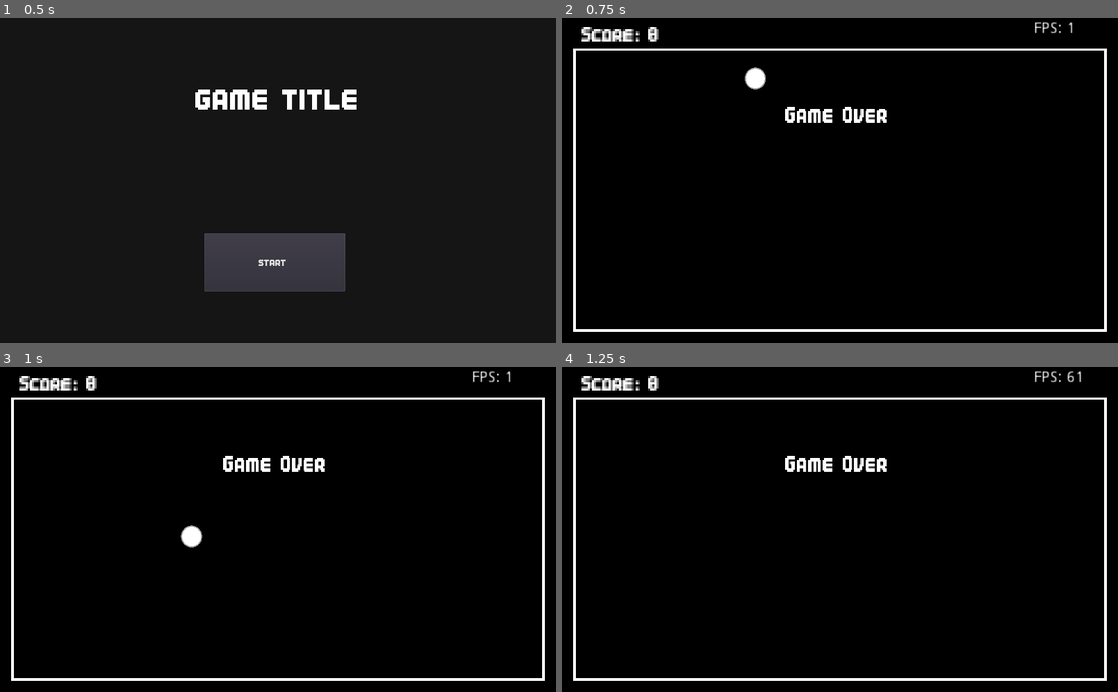
Above: before the commit, frames 1-4 (two rows, left to right).
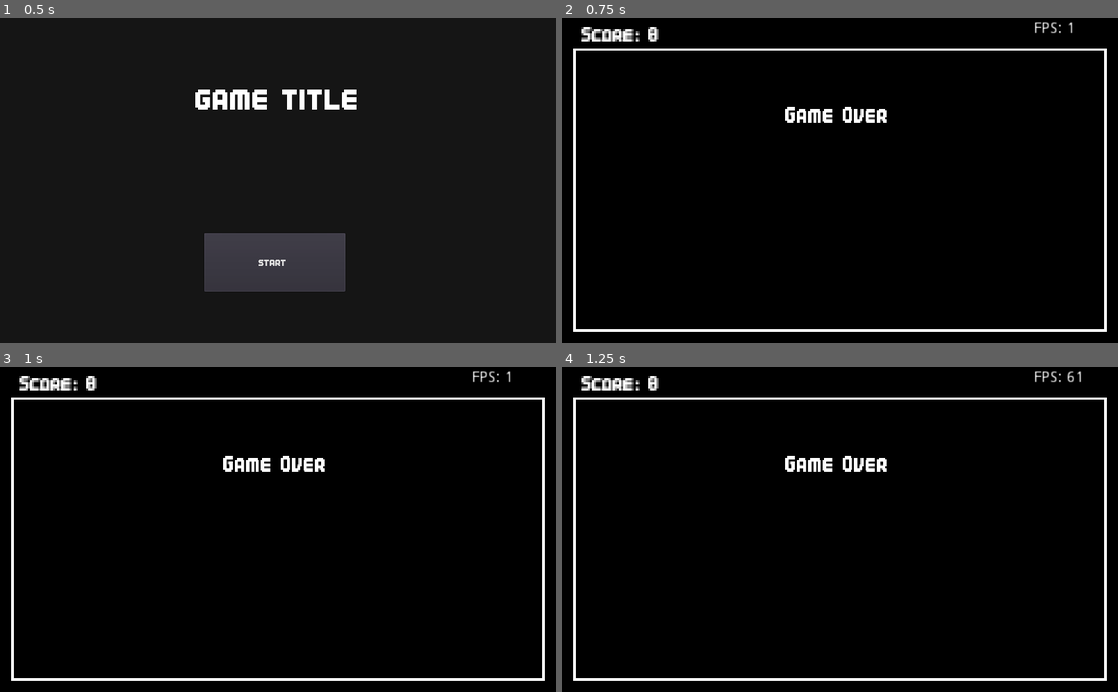
Above: after the commit, the same moments.

Repository: sugarvoid/cross-out
Game: Godot game, scene res://game/start_screen.tscn
Two runs of this game, one before a commit and one after it. Both use one fixed random seed, a clock stepped at 60 frames per second and the inputs below.
Inputs:
- Up to frame 1 (0.5 s): no input
- Up to frame 2 (0.75 s): click "start" at 0.5 s
- Up to frame 3 (1 s): no input
- Up to frame 4 (1.25 s): no input

Frame 1 is identical in both runs. In frame 2, 0.2% of the frame differs, in the area x 32-37%, y 15-23%; in frame 3, 0.2%, in the area x 32-37%, y 48-56%; in frame 4, nothing differs.

Commit message:
Add gameover after hitting hazard

Diff:
--- a/game/game.gd
+++ b/game/game.gd
@@ -6,6 +6,7 @@
 var player_score: int
 var player_lives: int
 var player: Player
+var is_game_over: bool = false
 
 onready var tmr_start_player: Timer = get_node("TmrStart")
 onready var tmr_move_speed_up: Timer = get_node("TmrSpeedUp")
@@ -14,6 +15,8 @@
 
 onready var lbl_score: RichTextLabel = get_node("HUD/LblScore")
 onready var lbl_fps: RichTextLabel = get_node("HUD/LblFps")
+
+onready var ani_player: AnimationPlayer = get_node("AnimationPlayer")
 
 
 func _ready():
@@ -39,12 +42,17 @@
 			self.player.in_play = true
 		else:
 			return
+	if event.is_action_pressed("restart"):
+		if self.is_game_over:
+			pass
+			# TODO: Add way to restart game
+			# Restart game
 
 func _process(delta):
 	self.lbl_fps.text = str("FPS: ", Engine.get_frames_per_second())
 
 func _drop_in_player() -> void:
-	$AnimationPlayer.play("drop_in_player")
+	self.ani_player.play("drop_in_player")
 
 func _on_player_off_screen(body: Node) -> void:
 	if body.get_class() == "Player":
@@ -60,13 +68,15 @@
 	self.lbl_score.text = str("Score: ", self.player_score)
 
 func _speed_up_player() -> void:
-	$AnimationPlayer.play("flash_lbl_speed")
+	self.ani_player.play("flash_lbl_speed")
 	self.player.increase_speed()
 
 func _gameover() -> void:
+	self.is_game_over = true
 	_send_info_to_label("Game Over")
 	self.player.global_position = $PosPlayerSpawn.global_position
 	self.player.in_play = false
 	self.tmr_move_speed_up.stop()
 	remove_child($HazardManager)
 	remove_child($TargetManager)
+	remove_child(self.player)
--- a/game/object/hazard/hazard.gd
+++ b/game/object/hazard/hazard.gd
@@ -29,7 +29,7 @@
 
 func _on_player_collide(body: Node) -> void:
 	if body.get_class() == "Player":
-		body.take_damage()
+		body.fall_down()
 
 func _on_life_timer_timeout() -> void:
 	# TODO: Add a fade out animation
--- a/game/player/player.gd
+++ b/game/player/player.gd
@@ -15,6 +15,7 @@
 var x_movement: int
 
 var in_play: bool = false
+var is_falling: bool = false
 
 func get_class() -> String:
 	return "Player"
@@ -24,7 +25,8 @@
 
 func _input(event):
 	if event.is_action_pressed("ui_accept"):
-		self.jump_next = true
+		if !self.is_falling:
+			self.jump_next = true
 
 func _is_moving_right() -> bool:
 	if self.x_movement < 0:
@@ -61,5 +63,7 @@
 
 	print(str("Player speed is now ", self.x_movement))
 
-func take_damage() -> void:
-	print("player has hit hazard")
+
+func fall_down() -> void:
+	self.is_falling = true
+	self.x_movement = 0
--- a/project.godot
+++ b/project.godot
@@ -79,6 +79,14 @@
 "svg/scale": 1.0
 }
 
+[input]
+
+restart={
+"deadzone": 0.5,
+"events": [ Object(InputEventKey,"resource_local_to_scene":false,"resource_name":"","device":0,"alt":false,"shift":false,"control":false,"meta":false,"command":false,"pressed":false,"scancode":0,"physical_scancode":82,"unicode":0,"echo":false,"script":null)
+ ]
+}
+
 [physics]
 
 common/enable_pause_aware_picking=true
